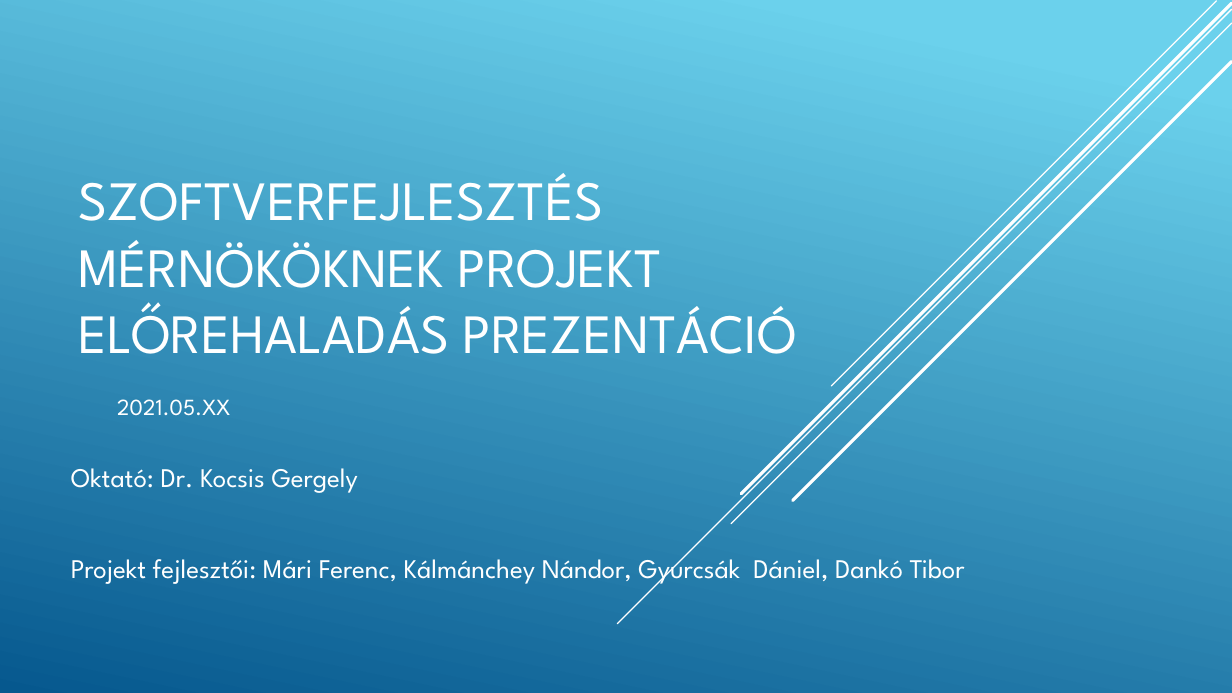
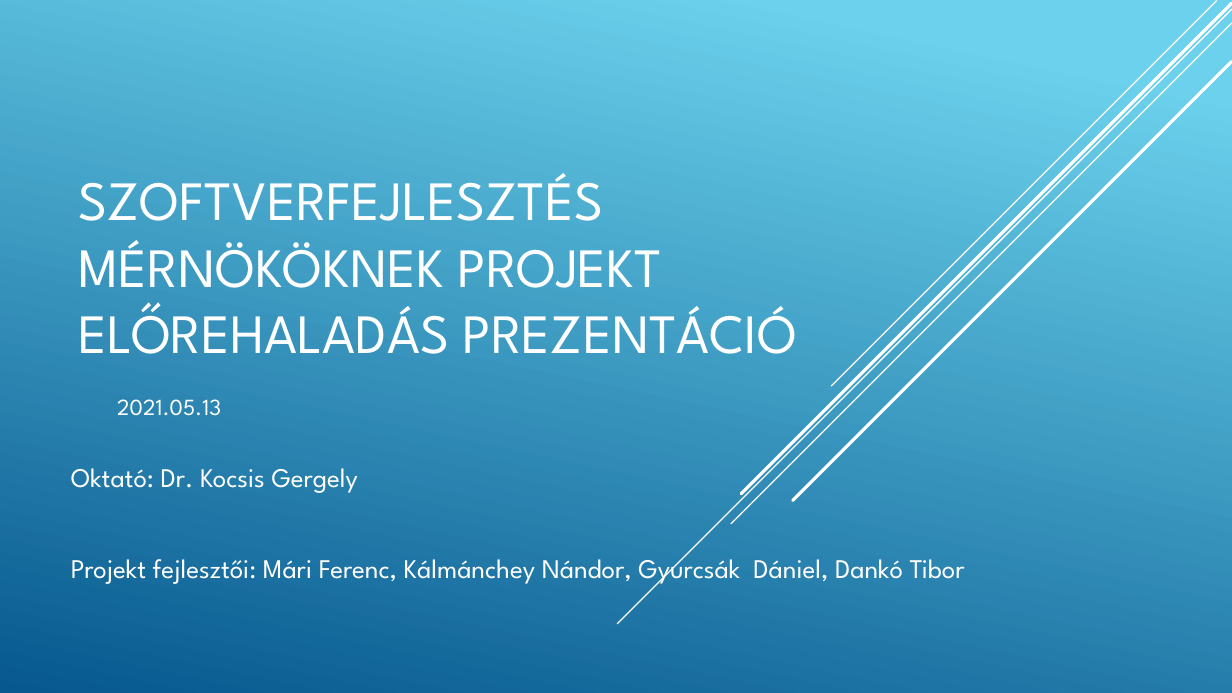
Before and after one commit to mariferi/Pontus, a slide deck: slide 1 of Végső_Szoftverfejlesztes_mernokoknek_projekt_elorehaladas_prezentacio.pptx. Drawn at 1232x693 pixels with LibreOffice and Linux fonts; fonts in the diff are those of the drawing. Boxes give left, top, right and bottom in pixels: in the first picture for what was removed or moved away, otherwise in the second. Text is boxed around its words. In the diff, an @@ line names an element or a change of style, - is before the commit and + after.

```diff
--- a/Végső_Szoftverfejlesztes_mernokoknek_projekt_elorehaladas_prezentacio.pptx
+++ b/Végső_Szoftverfejlesztes_mernokoknek_projekt_elorehaladas_prezentacio.pptx
@@ text at <box>117,399,221,416</box>: text changed @@
-2021.05.XX
+2021.05.13
```
